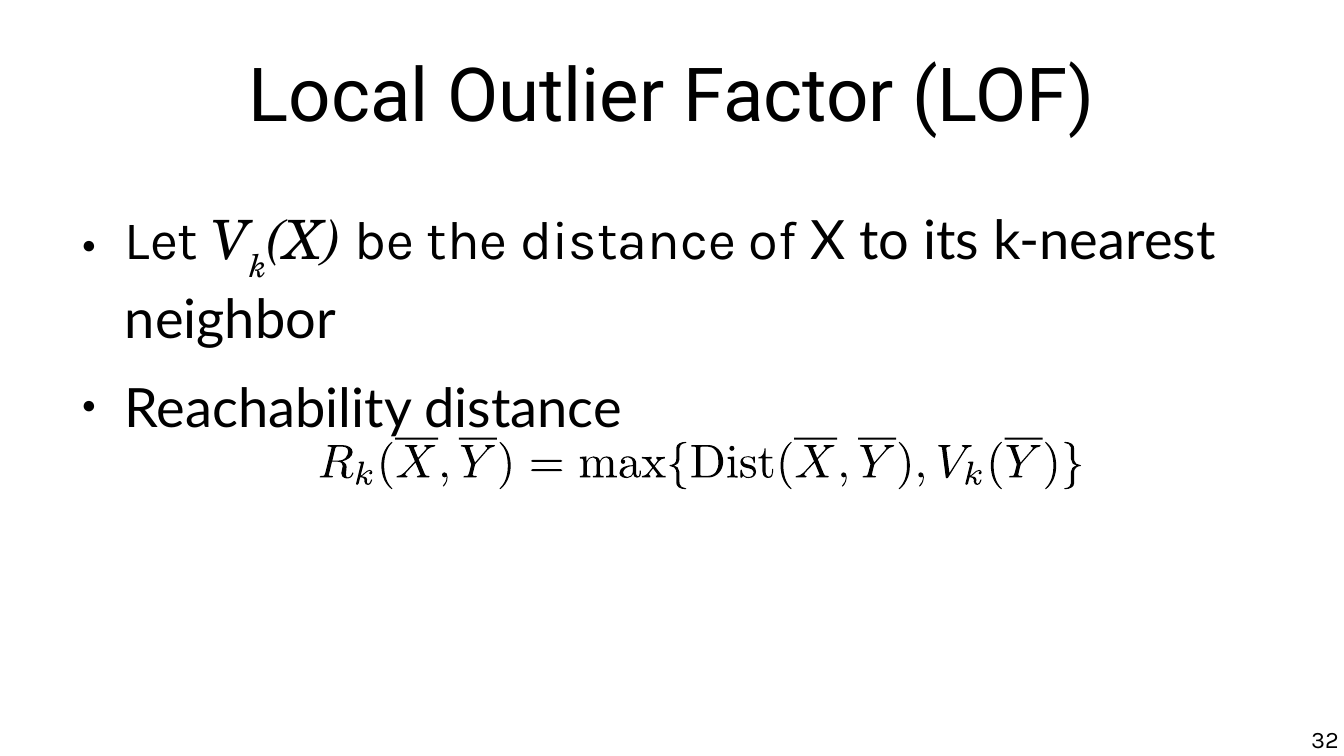
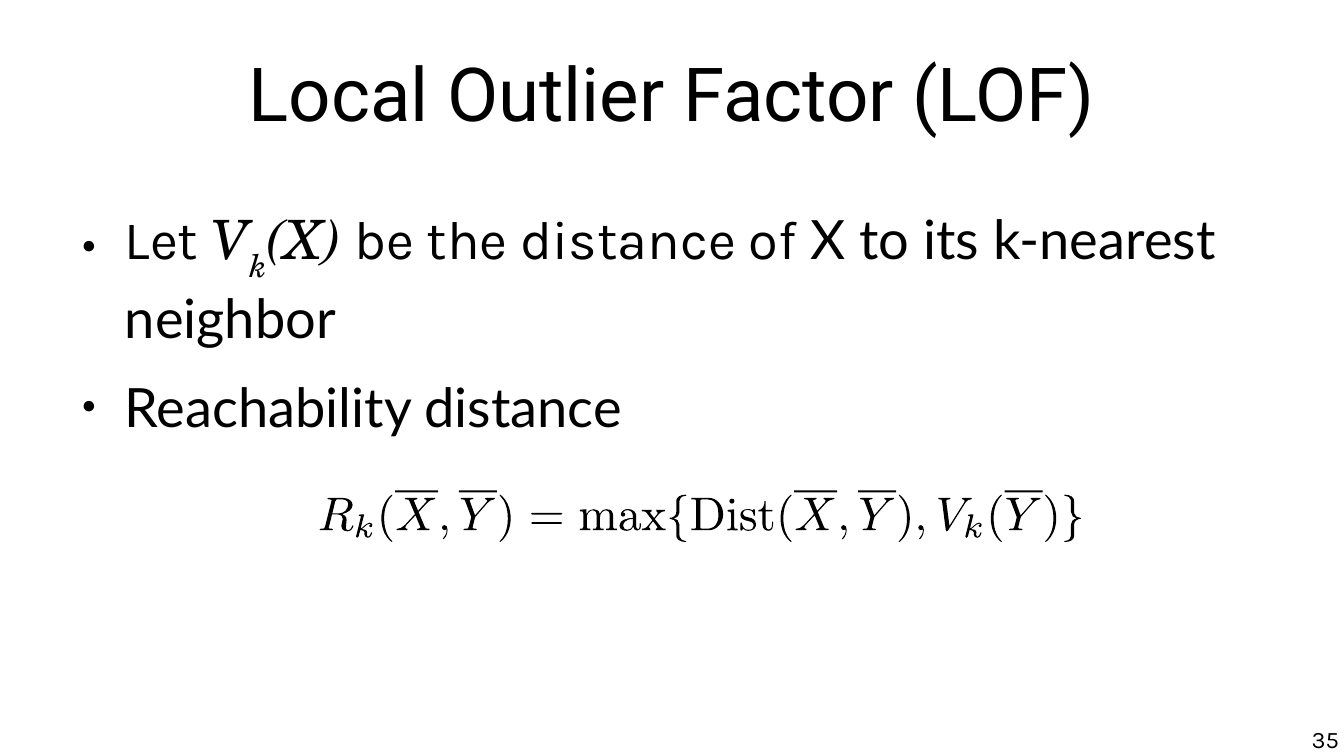
Before and after one commit to marco-calautti/data-mining-course, a slide deck: slide 35 of theory/odp/tt21_outliers_isolation.odp (slide 32 before the commit). Drawn at 1344x756 pixels with LibreOffice and Linux fonts; fonts in the diff are those of the drawing. Boxes give left, top, right and bottom in pixels: in the first picture for what was removed or moved away, otherwise in the second. Text is boxed around its words. In the diff, an @@ line names an element or a change of style, - is before the commit and + after.

Commit message:
Outliers ready

```diff
--- a/theory/odp/tt21_outliers_isolation.odp
+++ b/theory/odp/tt21_outliers_isolation.odp
@@ 14 freeform shapes: place and size @@
-14 freeform shapes at box(382, 438, 1082, 490)
+14 freeform shapes at box(382, 490, 1082, 543)
@@ 19 freeform shapes: place and size @@
-19 freeform shapes at box(320, 445, 1040, 487)
+19 freeform shapes at box(320, 498, 1040, 540)
@@ page number at box(1312, 733, 1339, 749): text changed @@
-32
+35
```
Also in this commit, not shown: 16 other slides changed, 1 slide added, 1 slide removed, 7 other files.
